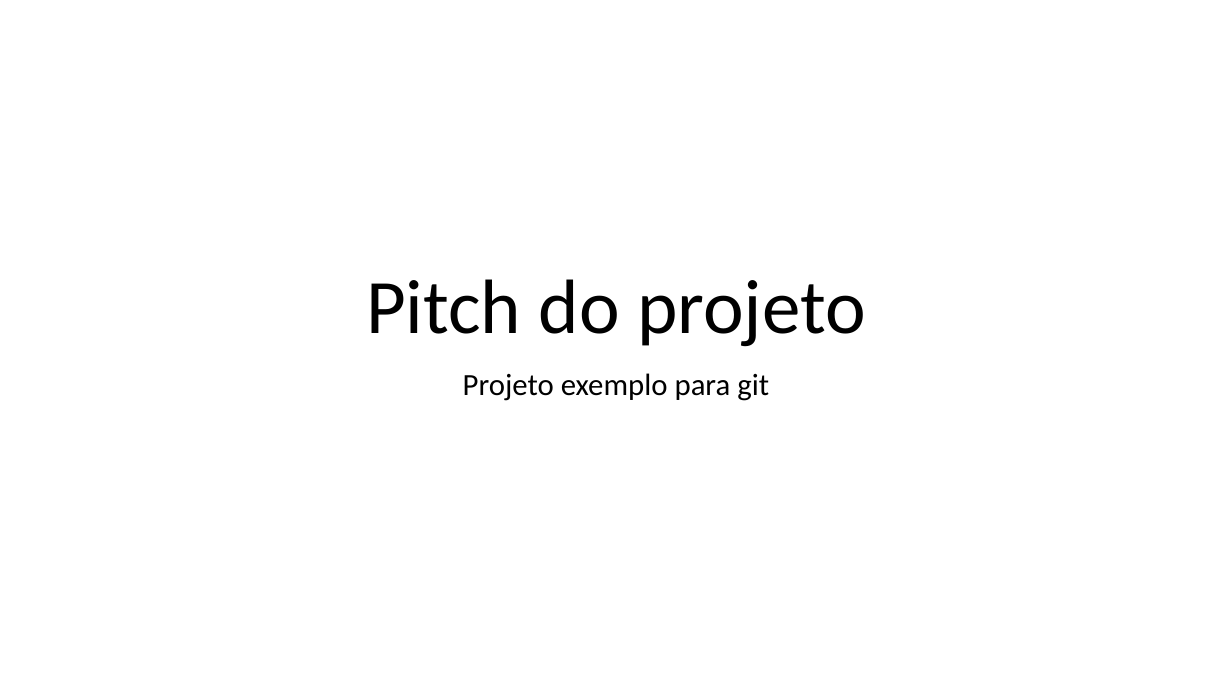
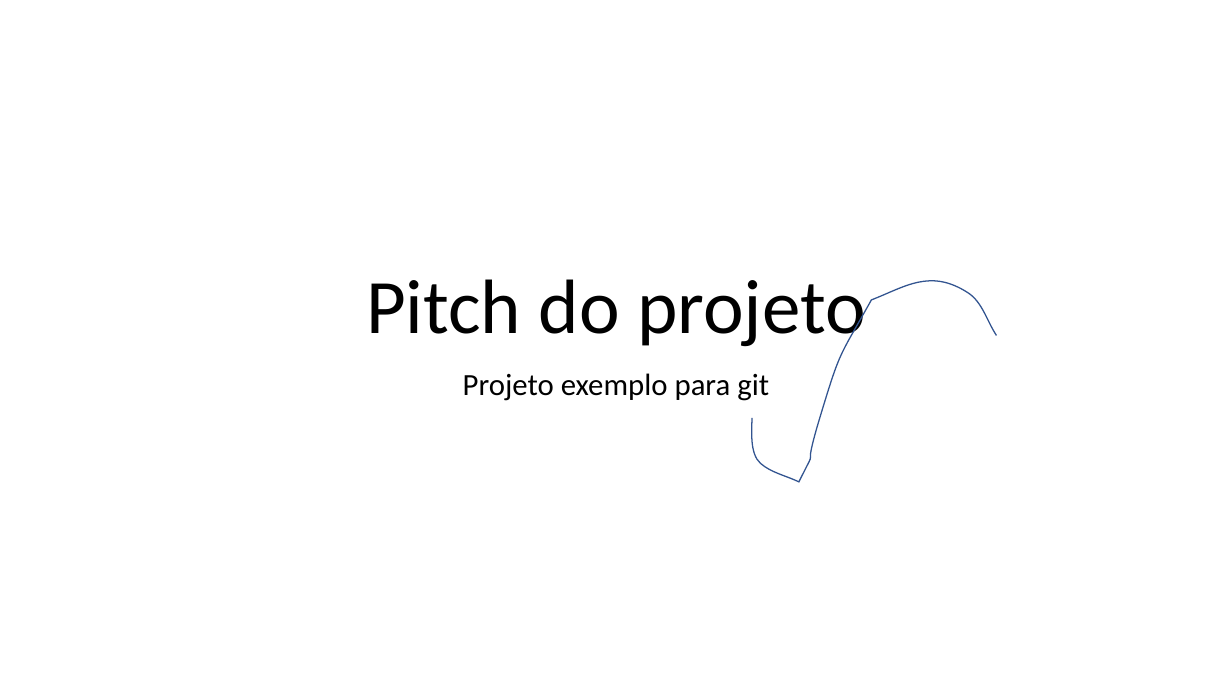
Before and after one commit to PedroLamark/3SIT-exemploGIT-2024, a slide deck: slide 1 of pastaDocumentos/Pitch.pptx. Drawn at 1232x693 pixels with LibreOffice and Linux fonts; fonts in the diff are those of the drawing. Boxes give left, top, right and bottom in pixels: in the first picture for what was removed or moved away, otherwise in the second. Text is boxed around its words. In the diff, an @@ line names an element or a change of style, - is before the commit and + after.

Commit message:
Upload da segunda versão Pitch com logo adicionada

```diff
--- a/pastaDocumentos/Pitch.pptx
+++ b/pastaDocumentos/Pitch.pptx
@@ freeform shape added at [752,281,997,482], outline #325491 1 pt @@
```
